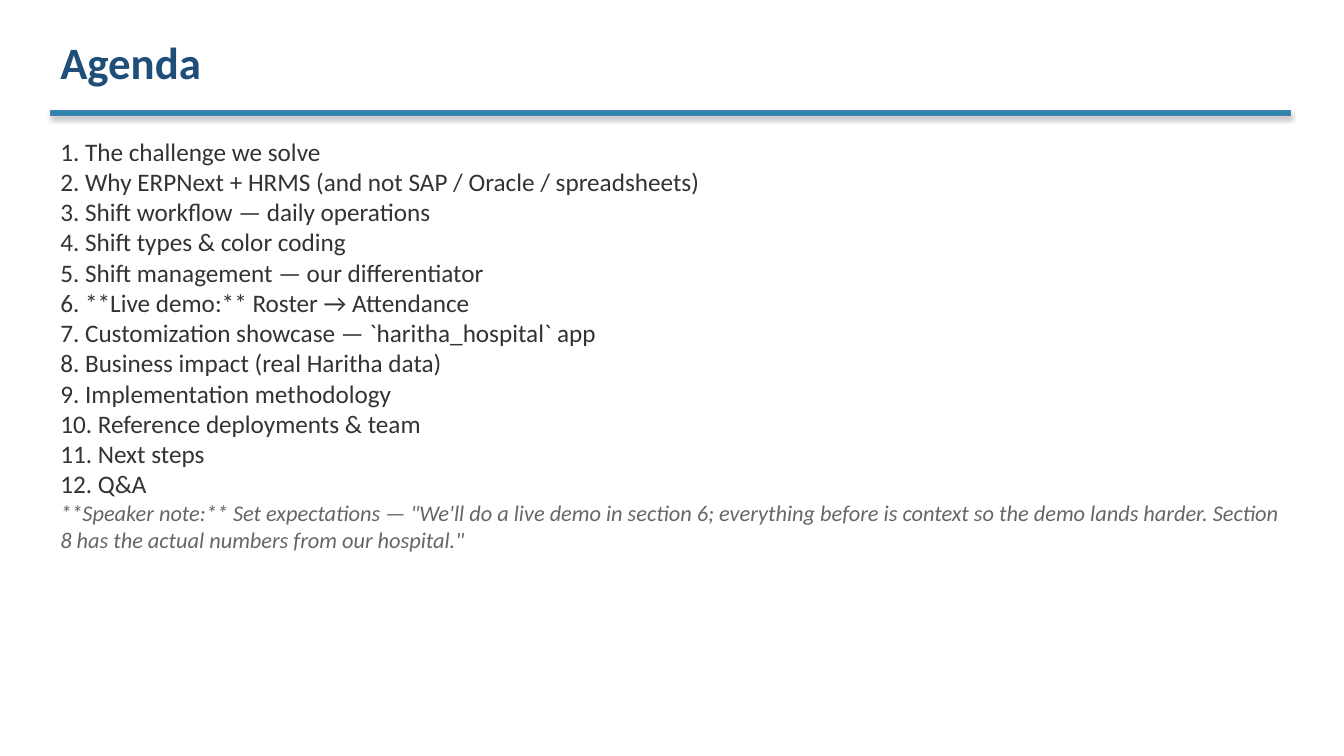
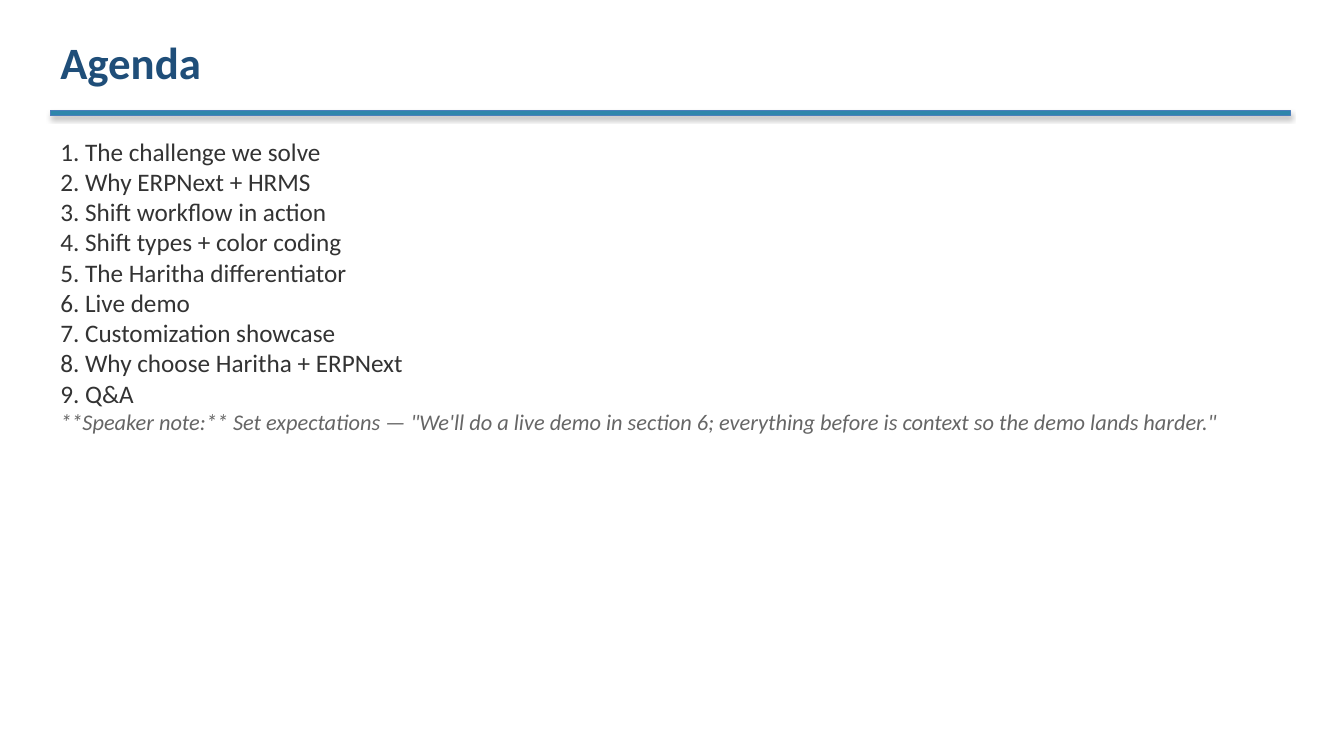
Before and after one commit to venkat-narasimha/haritha-hospitals, a slide deck: slide 3 of docs/phase6/03-client/03.4-client-presentation.pptx. Drawn at 1344x756 pixels with LibreOffice and Linux fonts; fonts in the diff are those of the drawing. Boxes give left, top, right and bottom in pixels: in the first picture for what was removed or moved away, otherwise in the second. Text is boxed around its words. In the diff, an @@ line names an element or a change of style, - is before the commit and + after.

Commit message:
docs(phase6): polish pass 2 - remove TBD slides, replace implementation with why-choose, refresh roster

```diff
--- a/docs/phase6/03-client/03.4-client-presentation.pptx
+++ b/docs/phase6/03-client/03.4-client-presentation.pptx
@@ text at (60,173,1216,434): text changed @@
-2. Why ERPNext + HRMS (and not SAP / Oracle / spreadsheets)
-3. Shift workflow — daily operations
-4. Shift types & color coding
-5. Shift management — our differentiator
-6. **Live demo:** Roster → Attendance
-7. Customization showcase — `haritha_hospital` app
-8. Business impact (real Haritha data)
-9. Implementation methodology
-10. Reference deployments & team
-11. Next steps
-12. Q&A
-**Speaker note:** Set expectations — "We'll do a live demo in section 6; everything before is context so the demo lands harder. Section 8 has the actual numbers from our hospital."
+2. Why ERPNext + HRMS
+3. Shift workflow in action
+4. Shift types + color coding
+5. The Haritha differentiator
+6. Live demo
+7. Customization showcase
+8. Why choose Haritha + ERPNext
+9. Q&A
+**Speaker note:** Set expectations — "We'll do a live demo in section 6; everything before is context so the demo lands harder."
```
Also in this commit, not shown: 6 other slides changed, 1 slide added, 5 slides removed, 2 other files.
